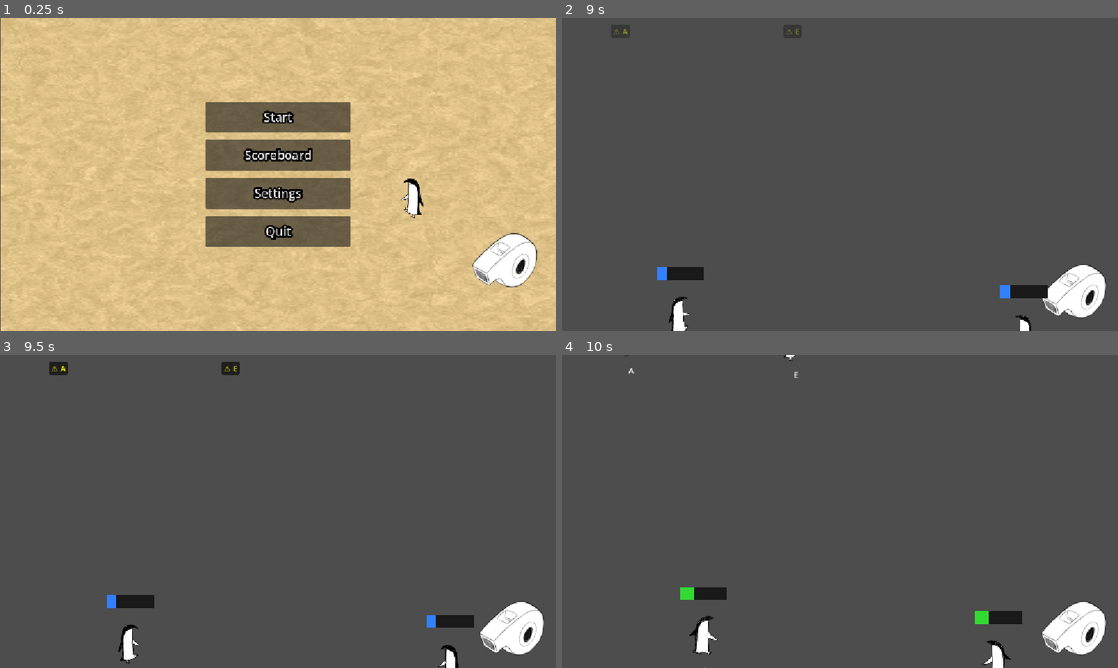
Above: before the commit, frames 1-4 (two rows, left to right).
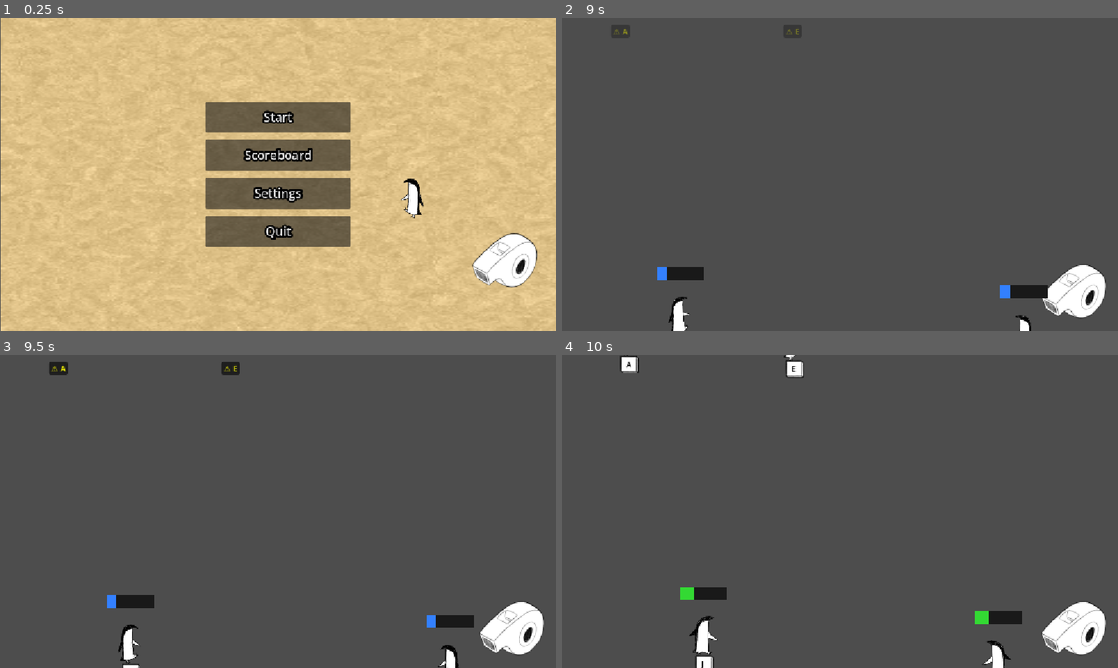
Above: after the commit, the same moments.

Repository: BananaVanGames/MiniJameGam52
Game: Godot game, scene res://ui/main_menu/main_menu.tscn
Two runs of this game, one before a commit and one after it. Both use one fixed random seed, a clock stepped at 60 frames per second and the inputs below.
Inputs (mouse positions are in pixels of both pictures, inside the frame that each line leads up to):
- Up to frame 1 (0.25 s): no input
- Up to frame 2 (9 s): click "Start" at 0.5 s; click "Start" at 1.25 s; click "Scoreboard" at 2 s; tap Enter at 2.75, 4.25, 5.75 s; move the mouse to (962, 158) at 2.77 s; tap F every 1.5 s from 2.85 to 7.35 s; tap Space at 3.5, 5, 6.5 s; move the mouse to (728, 190) at 3.52 s; tap E every 1.5 s from 3.6 to 8.1 s; move the mouse to (895, 105) at 4.27 s; move the mouse to (812, 237) at 5.02 s; move the mouse to (1006, 221) at 5.77 s; move the mouse to (673, 127) at 6.52 s; move the mouse to (867, 174) at 7.27 s; move the mouse to (756, 96) at 8.02 s; click (684, 324) at 8.77 s
- Up to frame 3 (9.5 s): no input
- Up to frame 4 (10 s): click (701, 649) at 9.52 s

Frames 1-2 are identical in both runs. In frame 3, less than 0.1% of the frame differs, in the area x 22-26%, y 98-100%; in frame 4, 0.5%, in the area x 10-44%, y 0-100%.

Commit message:
tecla click

Diff:
--- a/game/penguin/penguin.gd
+++ b/game/penguin/penguin.gd
@@ -17,6 +17,10 @@
 @onready var letter_label: Label = $LetterLabel
 @onready var temp_bar: ProgressBar = $TempBar
 @onready var animated_sprite_2d: AnimatedSprite2D = $AnimatedSprite2D
+@onready var tecla: TextureRect = $Tecla
+@onready var tecla_presionada: TextureRect = $"Tecla-presionada"
+@onready var tecla_sonido: AudioStreamPlayer = $"Tecla-sonido"
+
 
 
 func _ready() -> void:
@@ -63,6 +67,12 @@
 func _input(event: InputEvent) -> void:
 	if event is InputEventKey and event.pressed and not event.echo:
 		if OS.get_keycode_string(event.keycode).to_upper() == letter:
+			tecla.visible  = false
+			tecla_presionada.visible = true
+			tecla_sonido.play()
+			await get_tree().create_timer(0.12).timeout
+			tecla.visible  = true
+			tecla_presionada.visible = false
 			cool_down(1)
 
 
--- a/game/penguin/penguin.tscn
+++ b/game/penguin/penguin.tscn
@@ -8,6 +8,9 @@
 [ext_resource type="Texture2D" uid="uid://dah1m6bvkqsw3" path="res://game/penguin/art/pinwino05.png" id="6_iodxu"]
 [ext_resource type="Texture2D" uid="uid://ccci2hk4k2hgq" path="res://game/penguin/art/pinwino06.png" id="7_dubca"]
 [ext_resource type="Texture2D" uid="uid://b8rblaufcug0x" path="res://game/penguin/art/pinwino07.png" id="8_4ewhg"]
+[ext_resource type="Texture2D" uid="uid://ddisqb60btiix" path="res://game/penguin/art/tecla.png" id="9_vu7vq"]
+[ext_resource type="Texture2D" uid="uid://b8abxn0c5y6p" path="res://game/penguin/art/tecla-presionada.png" id="10_13136"]
+[ext_resource type="AudioStream" uid="uid://byniqk31t0pn6" path="res://game/penguin/sounds/tecla.mp3" id="11_13136"]
 
 [sub_resource type="SpriteFrames" id="SpriteFrames_r62jp"]
 animations = [{
@@ -172,11 +175,26 @@
 
 [node name="AudioStreamPlayer" type="AudioStreamPlayer" parent="."]
 
+[node name="Tecla" type="TextureRect" parent="."]
+offset_left = -16.0
+offset_top = 46.0
+offset_right = 23.0
+offset_bottom = 83.0
+texture = ExtResource("9_vu7vq")
+
+[node name="Tecla-presionada" type="TextureRect" parent="."]
+offset_left = -16.0
+offset_top = 46.0
+offset_right = 23.0
+offset_bottom = 83.0
+texture = ExtResource("10_13136")
+
 [node name="LetterLabel" type="Label" parent="."]
-offset_left = 2.0
-offset_top = 66.0
-offset_right = 42.0
-offset_bottom = 89.0
+offset_left = -3.0
+offset_top = 53.0
+offset_right = 14.0
+offset_bottom = 76.0
+theme_override_colors/font_color = Color(0, 0, 0, 1)
 
 [node name="TempBar" type="ProgressBar" parent="."]
 offset_left = -47.0
@@ -185,6 +203,6 @@
 offset_bottom = -68.0
 show_percentage = false
 
-[node name="TextureButton" type="TextureButton" parent="."]
-offset_right = 40.0
-offset_bottom = 40.0
+[node name="Tecla-sonido" type="AudioStreamPlayer" parent="."]
+stream = ExtResource("11_13136")
+bus = &"SFX"
Binary file added: game/penguin/art/tecla-presionada.png
Not shown, added: game/penguin/art/tecla-presionada.png.import
Binary file added: game/penguin/art/tecla.png
Not shown, added: game/penguin/art/tecla.png.import
Not shown: 1 places in game/penguin/penguin.tscn that only renumber resources
Not shown, added: game/penguin/sounds/tecla.mp3.import
Not shown, added: game/penguin/sounds/tecla.mp3
